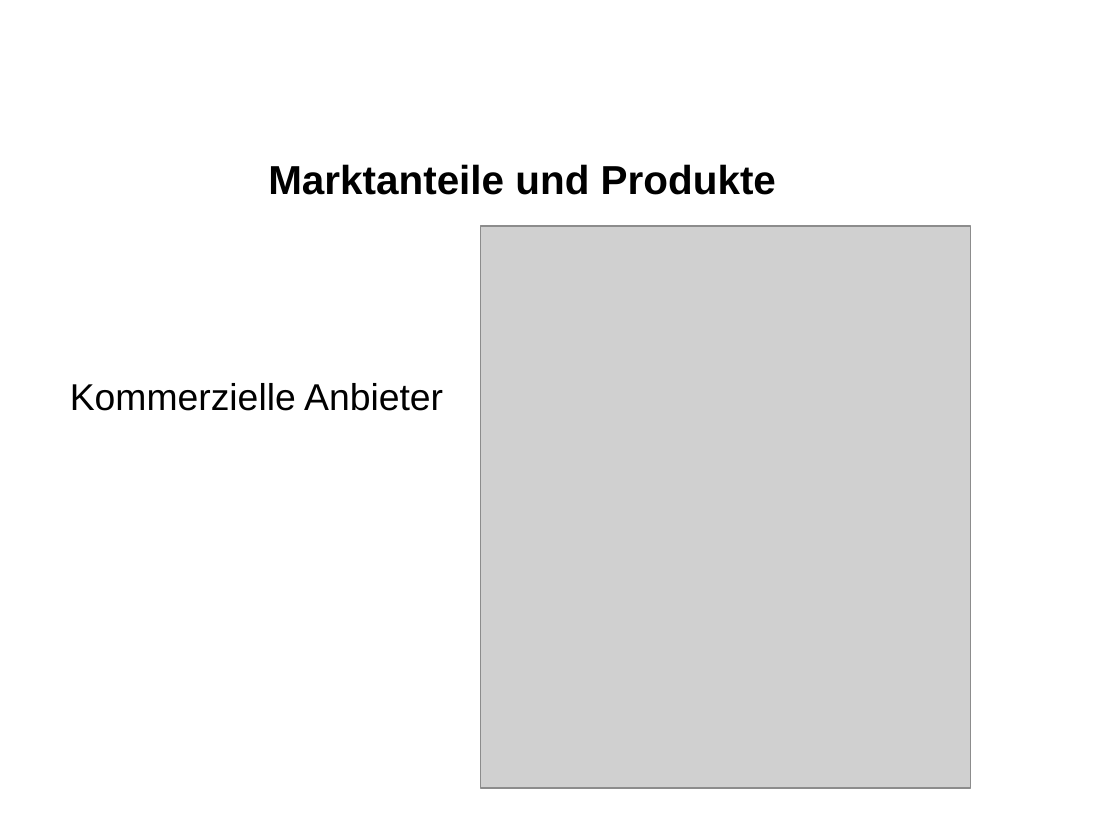
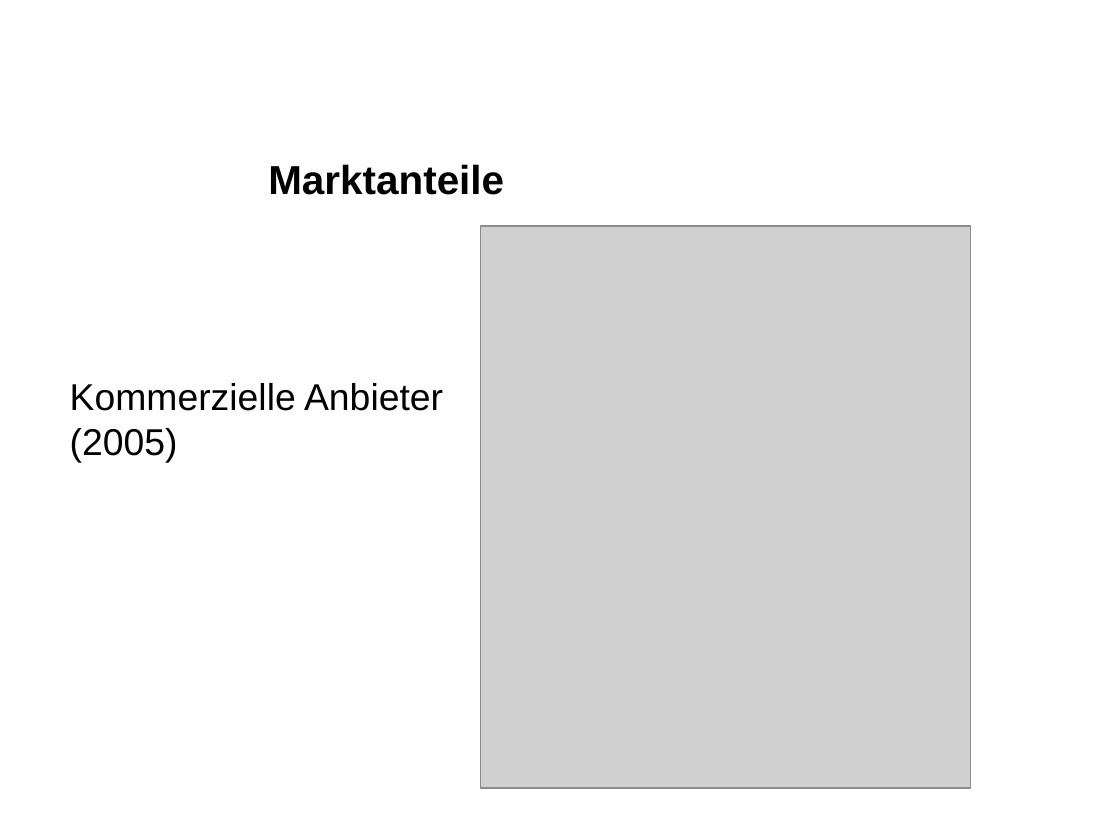
Before and after one commit to eojthejudge/softwaredesigndocs, a slide deck: slide 17 of Portieren/Marktuebersicht_Windows_Embedded.ppt. Drawn at 1120x840 pixels with LibreOffice and Linux fonts; fonts in the diff are those of the drawing; grey boxes stand for pictures; background and template pictures are left out. Boxes give left, top, right and bottom in pixels: in the first picture for what was removed or moved away, otherwise in the second. Text is boxed around its words. In the diff, an @@ line names an element or a change of style, - is before the commit and + after.

Commit message:
Added last changes

```diff
--- a/Portieren/Marktuebersicht_Windows_Embedded.ppt
+++ b/Portieren/Marktuebersicht_Windows_Embedded.ppt
@@ title at <box>268,164,504,195</box>: text changed @@
-Marktanteile und Produkte
+Marktanteile
@@ text at <box>70,383,443,462</box>: text changed @@
-Kommerzielle Anbieterrz
+Kommerzielle Anbieter
+(2005)rz
```
Also in this commit, not shown: 1 other slide changed.
